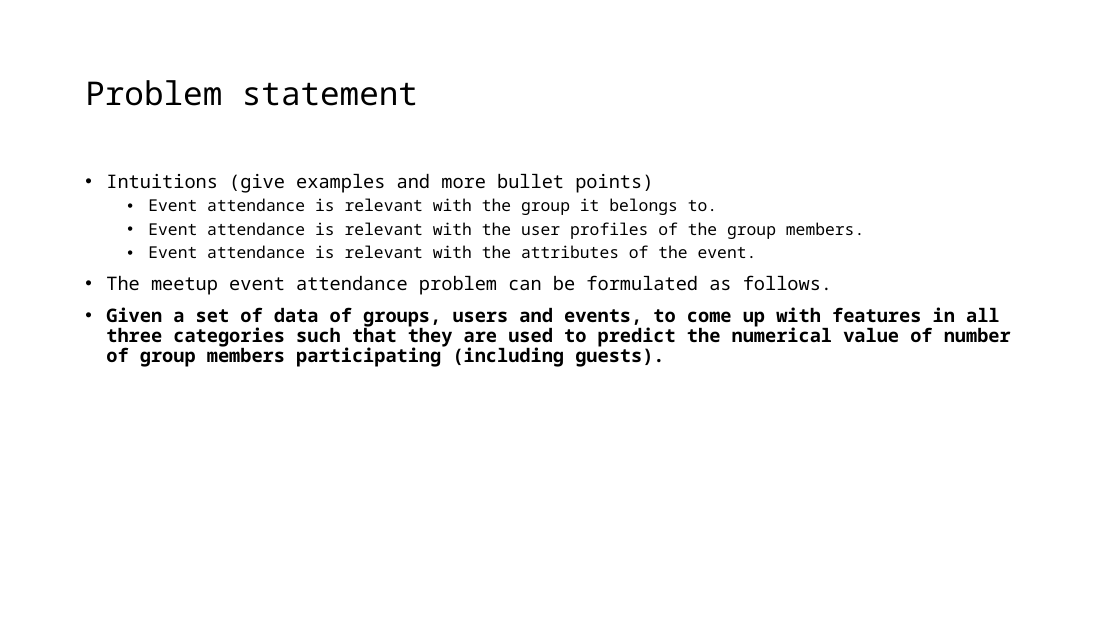
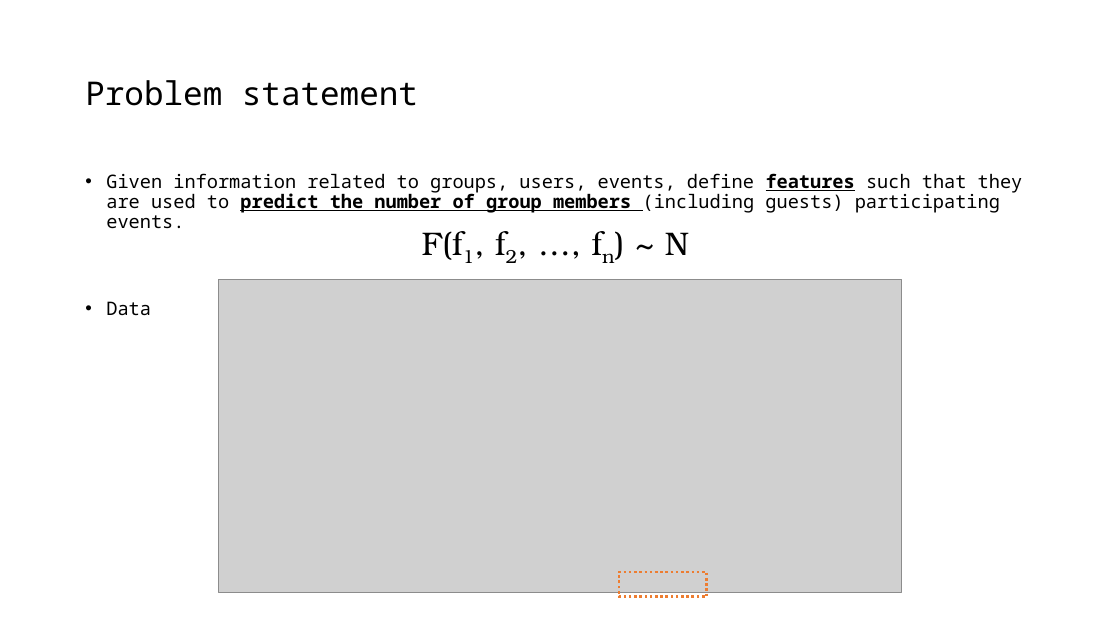
Before and after one commit to joyceXD/meetup-attendence-pred, a slide deck: slide 3 of presentation/meetup-attendance-prediction.pptx (slide 4 before the commit). Drawn at 1120x630 pixels with LibreOffice and Linux fonts; fonts in the diff are those of the drawing; grey boxes stand for pictures. Boxes give left, top, right and bottom in pixels: in the first picture for what was removed or moved away, otherwise in the second. Text is boxed around its words. In the diff, an @@ line names an element or a change of style, - is before the commit and + after.

```diff
--- a/presentation/meetup-attendance-prediction.pptx
+++ b/presentation/meetup-attendance-prediction.pptx
@@ text at [106,173,1023,315]: text changed @@
-• Intuitions (give examples and more bullet points)
-  • Event attendance is relevant with the group it belongs to.
-  • Event attendance is relevant with the user profiles of the group members.
-  • Event attendance is relevant with the attributes of the event.
-• The meetup event attendance problem can be formulated as follows.
-• Given a set of data of groups, users and events, to come up with features in all three categories such that they are used to predict the numerical value of number of group members participating (including guests).
+• Given information related to groups, users, events, define features such that they are used to predict the number of group members (including guests) participating events.
+• Data
@@ text added at [422,231,614,263], 28 pt, text #000000 @@
+F(f1, f2, …, fn) ~ N
@@ picture added at [218,279,902,592] @@
@@ rectangle added at [619,572,707,597], outline #ED7D31 2.25 pt dashed @@
```
Also in this commit, not shown: 3 other slides changed, 10 slides added, 3 slides removed, 28 other files.
